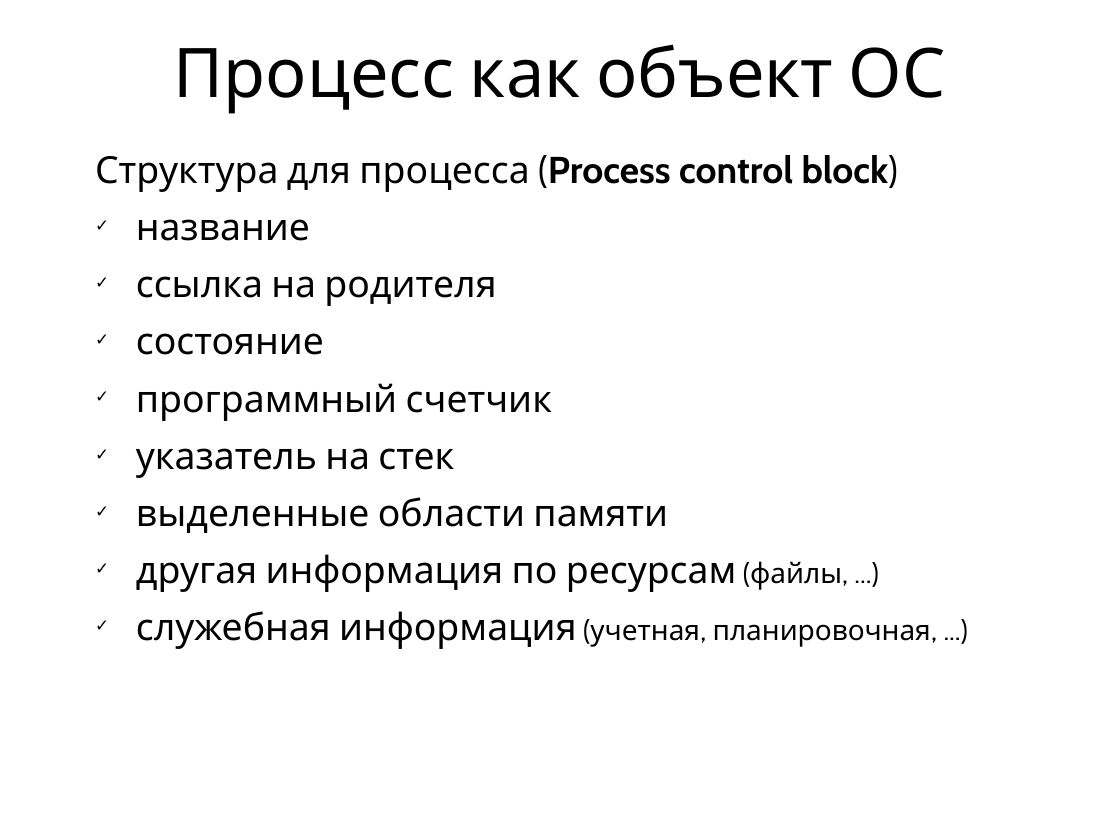
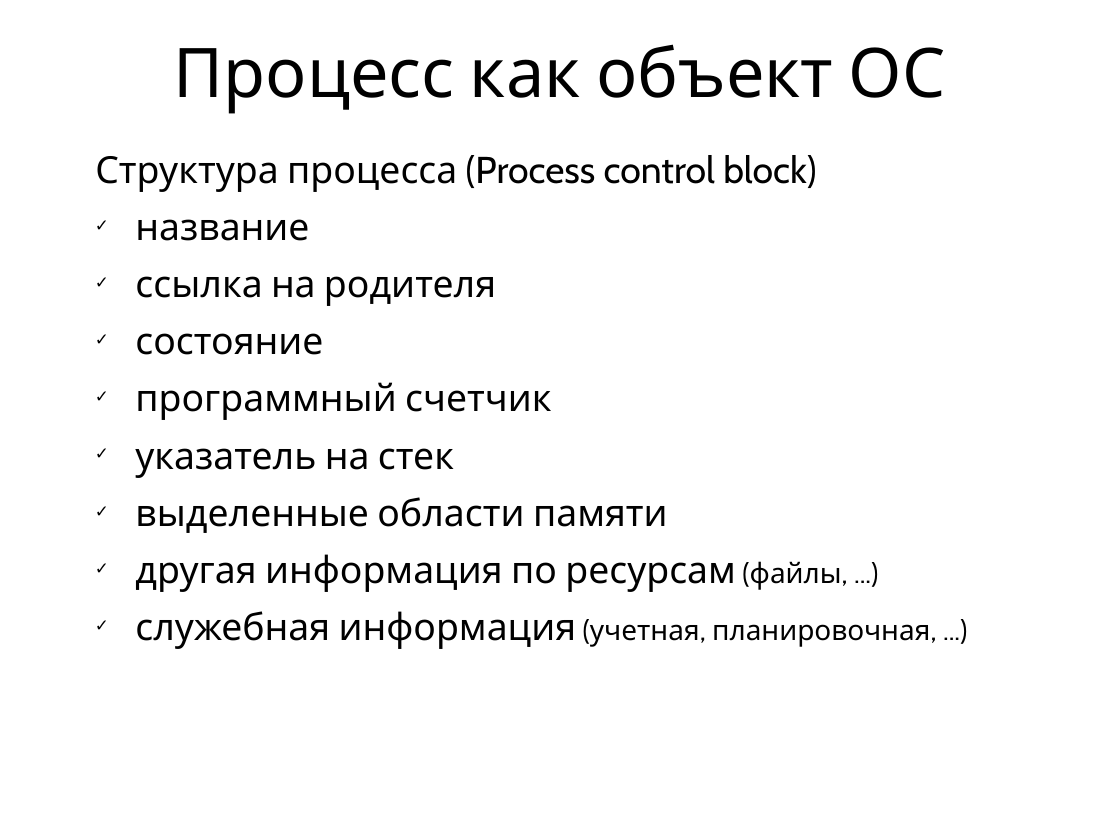
Before and after one commit to vseloved/kpi-spos, a slide deck: slide 4 of lec/6-proc/proc.ppt (slide 3 before the commit). Drawn at 1120x840 pixels with LibreOffice and Linux fonts; fonts in the diff are those of the drawing. Boxes give left, top, right and bottom in pixels: in the first picture for what was removed or moved away, otherwise in the second. Text is boxed around its words. In the diff, an @@ line names an element or a change of style, - is before the commit and + after.

```diff
--- a/lec/6-proc/proc.ppt
+++ b/lec/6-proc/proc.ppt
@@ text at <box>95,155,816,192</box>: text changed @@
-Структура для процесса (Process control block)
+Структура процесса (Process control block)
```
Also in this commit, not shown: 10 other slides changed, 5 slides added, 4 slides removed, 41 other files.
